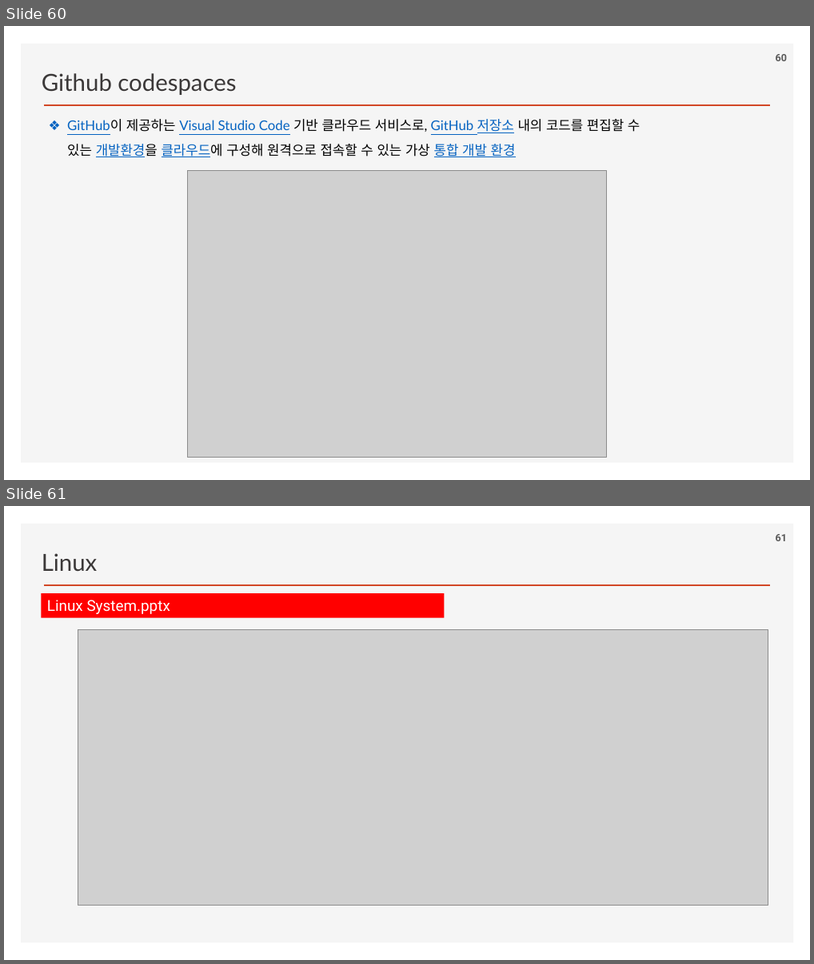
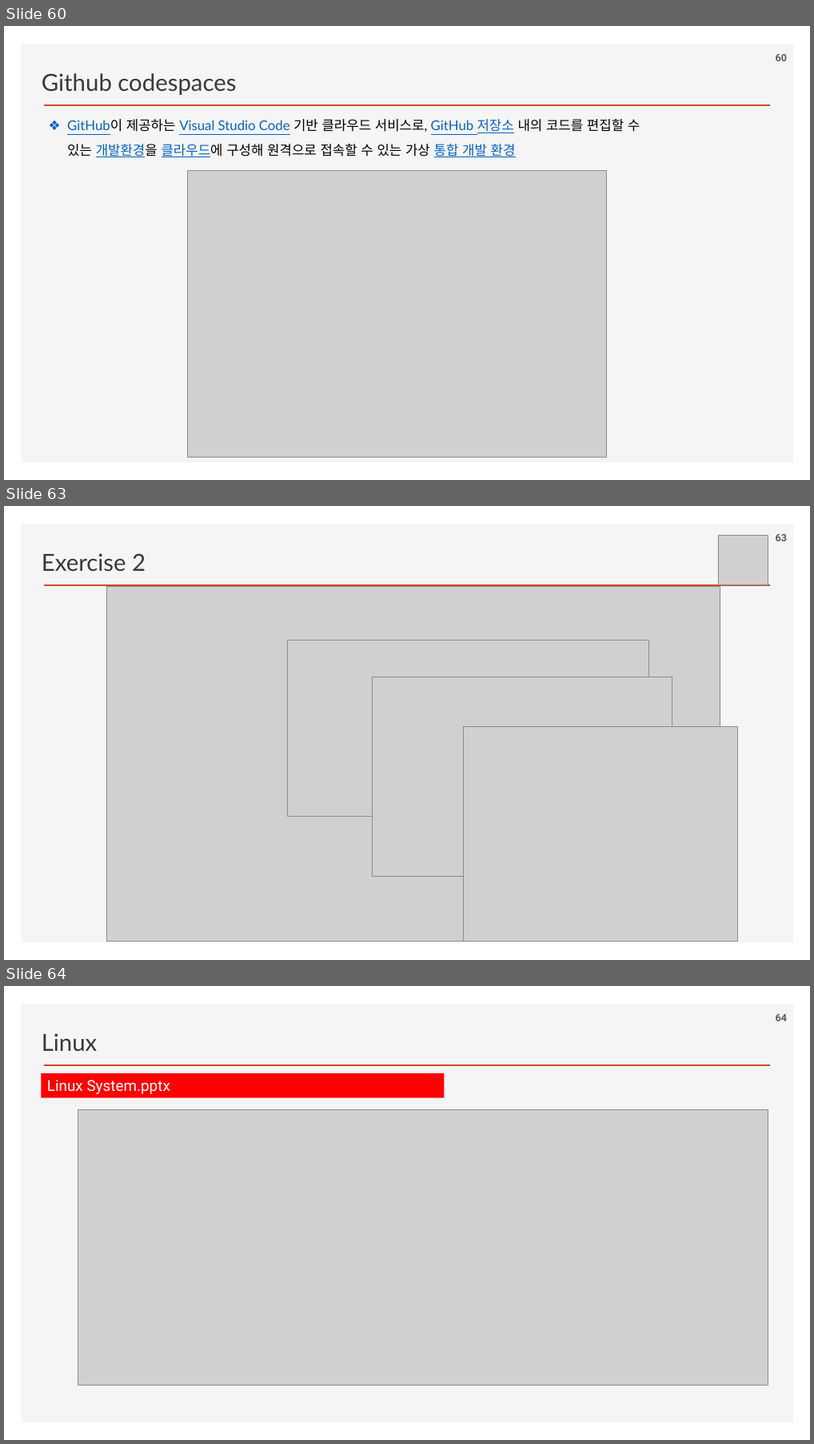
Before and after one commit to ancestor9/2026_Fall_AI-Workflow, a slide deck: PPTs/App Deployment.pptx. Shown one above the other, each under a label of ours: slides 60 and 61 before the commit, slides 60, 63 and 64 after it; the slides between them are not shown. The pictures are 814x964 and 814x1444 pixels, drawn with LibreOffice and Linux fonts; fonts in the diff are those of the drawing; grey boxes stand for pictures; background and template pictures are left out. Boxes give left, top, right and bottom in pixels: in the first picture for what was removed or moved away, otherwise in the second. Text is boxed around its words. In the diff, an @@ line names an element or a change of style, - is before the commit and + after.

```diff
--- a/PPTs/App Deployment.pptx
+++ b/PPTs/App Deployment.pptx
@@ slide 63 added at (4,506,810,960), background #FFFFFF; not listed: 2 template elements that a slide beside it also shows @@
@@ text added at (42,553,146,572), 28 pt, text #3B3838 @@
+Exercise 2
@@ picture added at (718,535,768,584) @@
@@ page number added at (776,534,787,541), 12 pt, text #595959, bold @@
+63
@@ picture added at (107,587,721,941) @@
@@ picture added at (288,640,650,816) @@
@@ picture added at (373,676,673,876) @@
@@ picture added at (464,726,738,940) @@
@@ what was slide 61 is now slide 64 @@
@@ page number at (776,1014,787,1021): text changed @@
-61
+64
```
Also in this commit, not shown: 2 other slides added.
